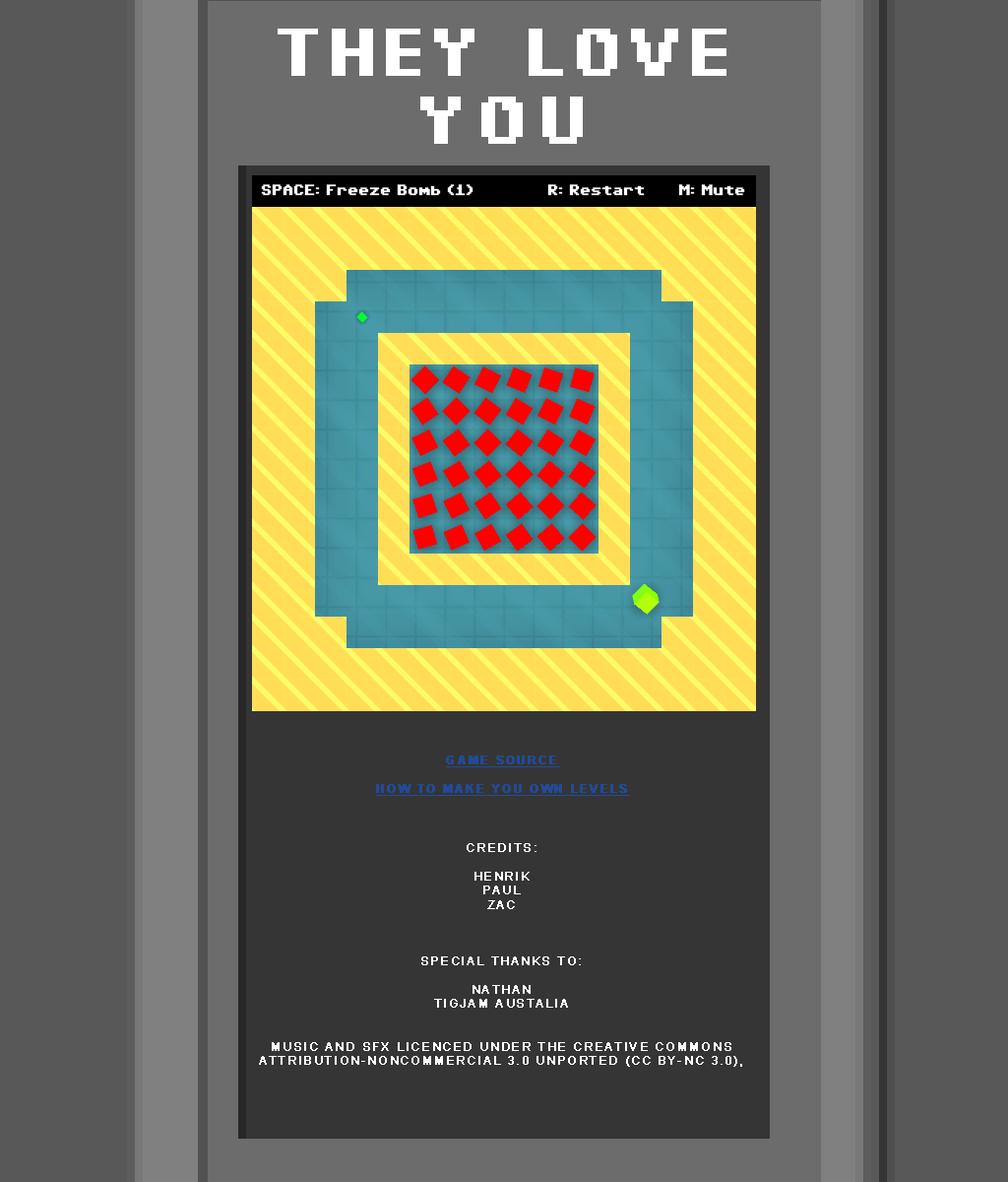
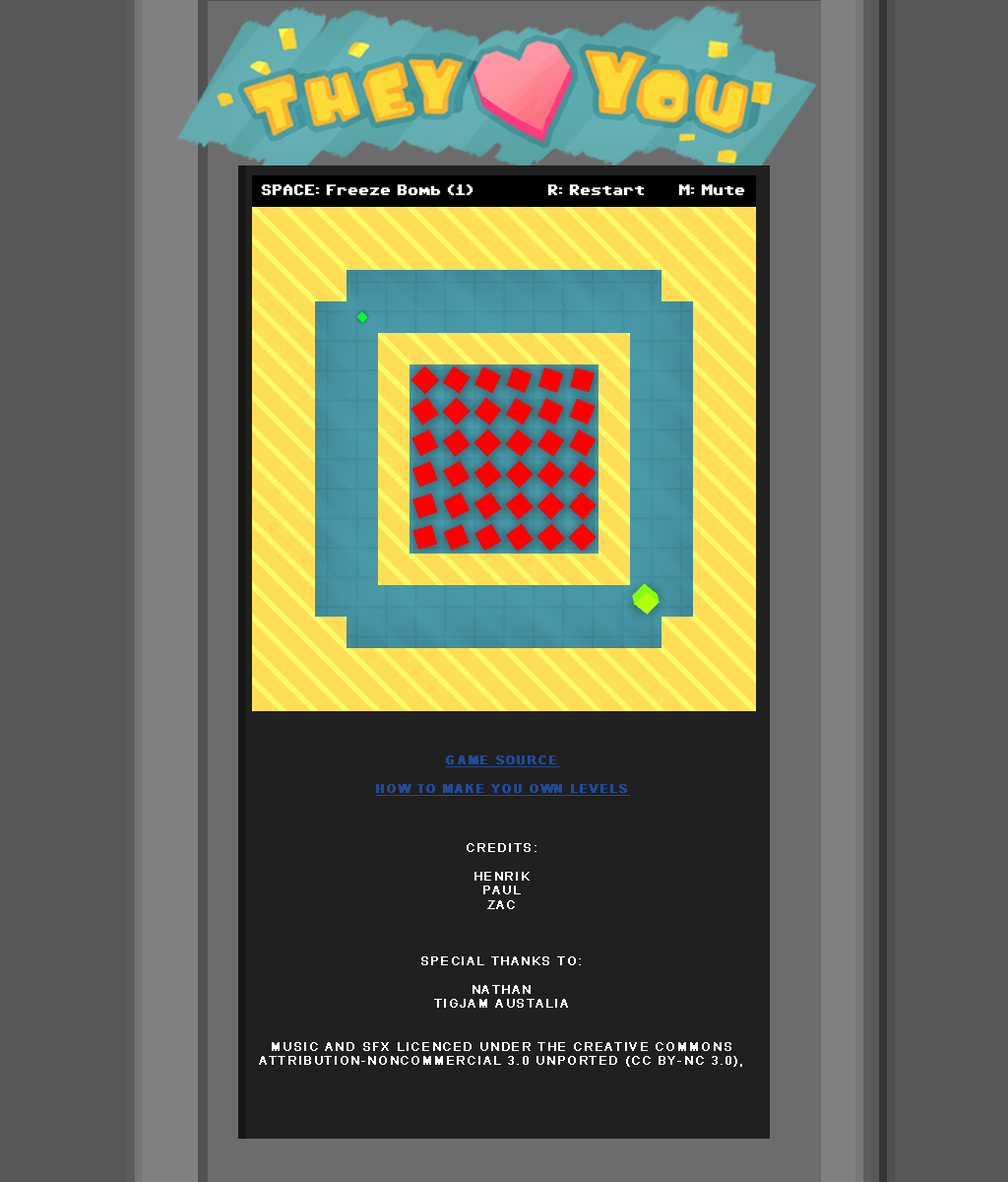
Before/after of a 1008 x 1182 layered artwork. What changed in the layer stack:
hid "FILL" over bbox(177, 3, 818, 1139)
moved "Title" above "SOFT LIGHT" over bbox(177, 3, 818, 192)
hid "THEY LOVE YOU" (1st of 2, in "Title"), painted on it over bbox(247, 16, 727, 154)
added layer "Final" in group "Title" over bbox(177, 3, 818, 192)
